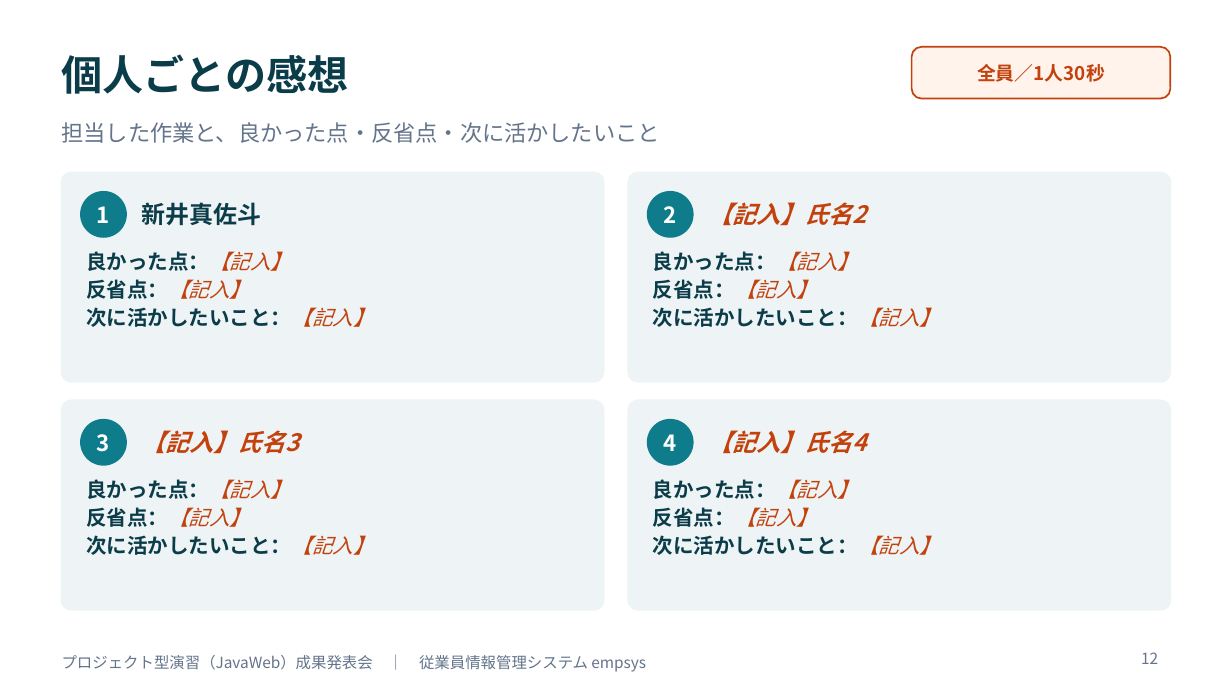
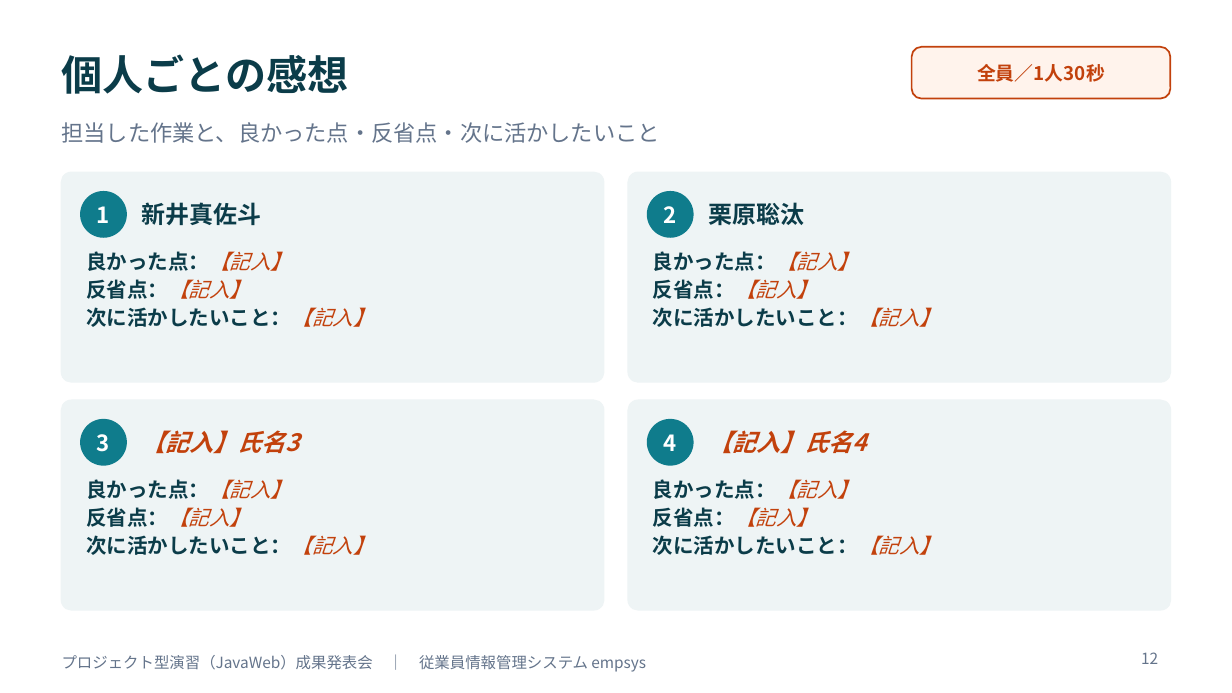
Before and after one commit to amasato1221/web_-application, a slide deck: slide 12 of 成果発表会資料_テンプレート.pptx. Drawn at 1232x693 pixels with LibreOffice and Linux fonts; fonts in the diff are those of the drawing. Boxes give left, top, right and bottom in pixels: in the first picture for what was removed or moved away, otherwise in the second. Text is boxed around its words. In the diff, an @@ line names an element or a change of style, - is before the commit and + after.

```diff
--- a/成果発表会資料_テンプレート.pptx
+++ b/成果発表会資料_テンプレート.pptx
@@ text at [708, 202, 804, 225]: text changed; text colour #C2410C to #0B3C49; italic off @@
-【記入】氏名2
+栗原聡汰
```
Also in this commit, not shown: 3 other slides changed.
